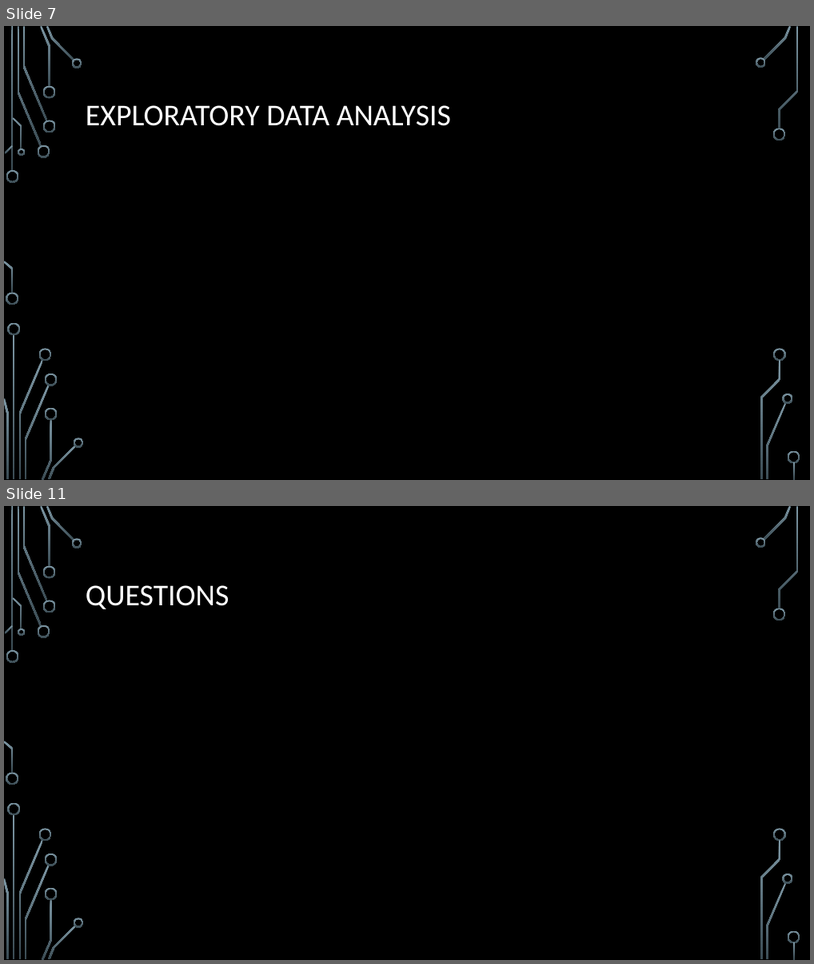
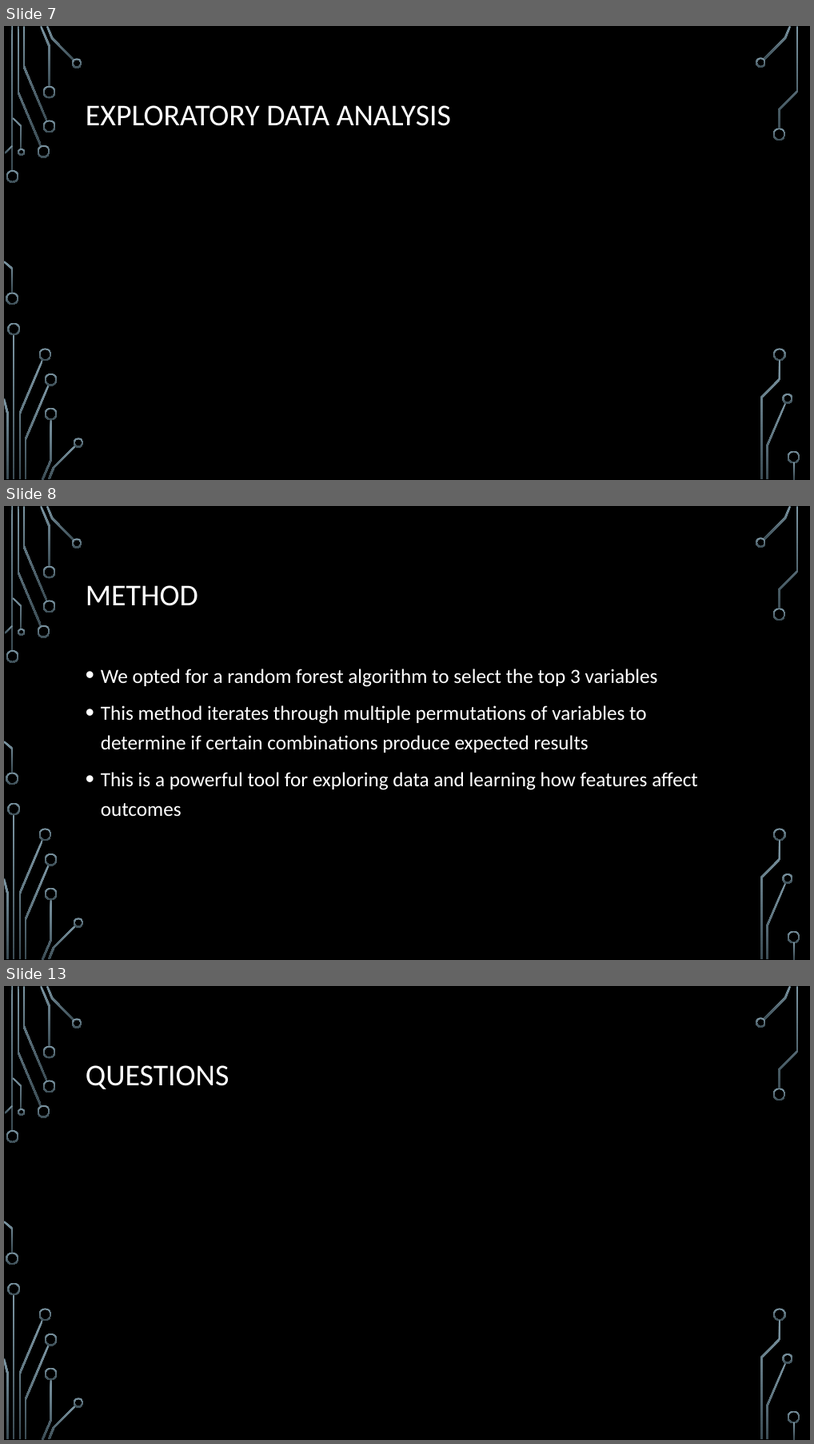
Before and after one commit to aydare/DDS_401_TeamNI_Case_Study2, a slide deck: Presentation & Dashboard/DDS401_TeamNI_Case_Study_2.pptx. Shown one above the other, each under a label of ours: slides 7 and 11 before the commit, slides 7, 8 and 13 after it; the slides between them are not shown. The pictures are 814x964 and 814x1444 pixels, drawn with LibreOffice and Linux fonts; fonts in the diff are those of the drawing; background and template pictures are left out. Boxes give left, top, right and bottom in pixels: in the first picture for what was removed or moved away, otherwise in the second. Text is boxed around its words. In the diff, an @@ line names an element or a change of style, - is before the commit and + after.

```diff
--- a/Presentation & Dashboard/DDS401_TeamNI_Case_Study_2.pptx
+++ b/Presentation & Dashboard/DDS401_TeamNI_Case_Study_2.pptx
@@ slide 8 added at [4, 506, 810, 960], background picture (left out); not listed: 36 template elements that a slide beside it also shows @@
@@ title added at [86, 585, 198, 606], 36 pt, text #FFFFFF @@
+METHOD
@@ text added at [101, 668, 698, 816], 24 pt, text #FFFFFF @@
+• We opted for a random forest algorithm to select the top 3 variables
+• This method iterates through multiple permutations of variables to determine if certain combinations produce expected results
+• This is a powerful tool for exploring data and learning how features affect outcomes
@@ what was slide 11 is now slide 13 @@
```
Also in this commit, not shown: 1 slide changed, 3 other slides added, 2 slides removed.
